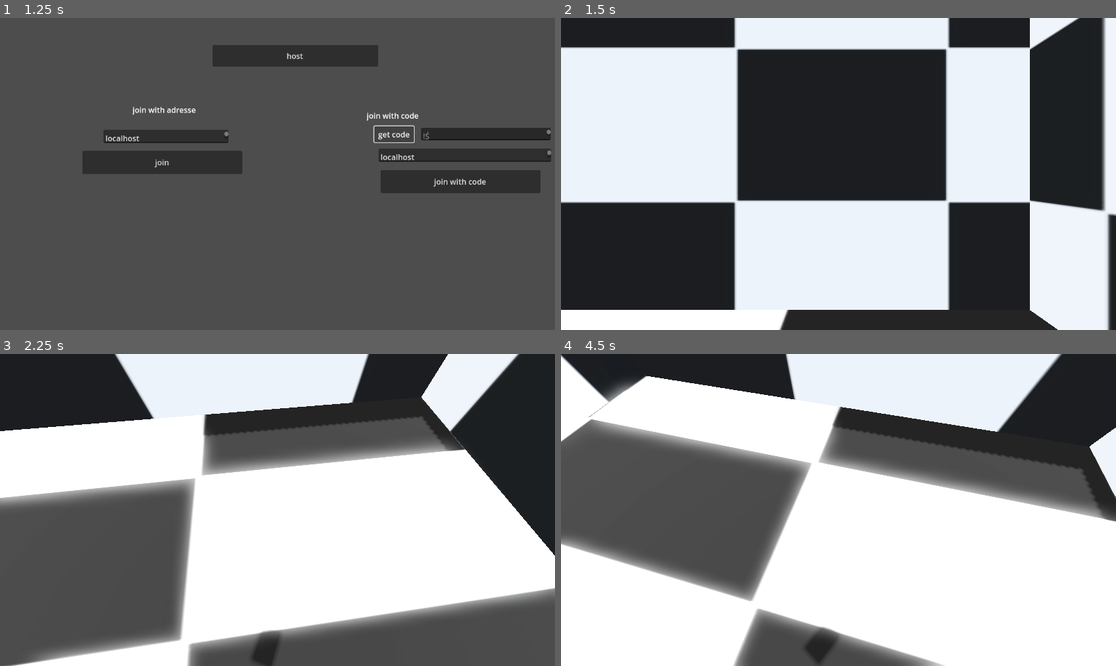
Above: before the commit, frames 1-4 (two rows, left to right).
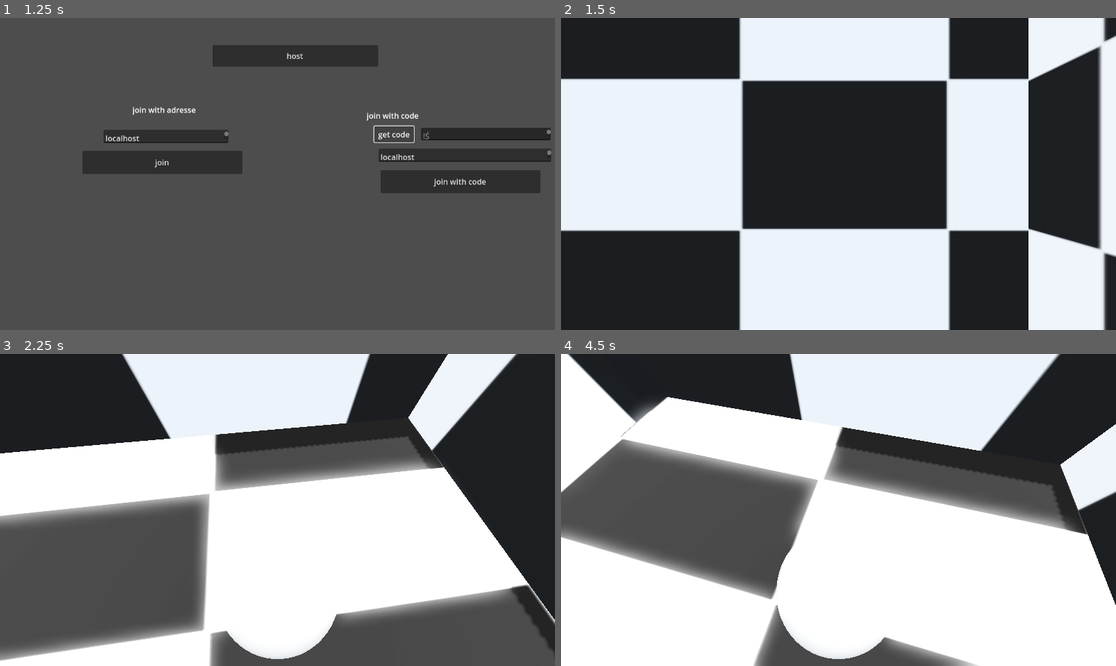
Above: after the commit, the same moments.

Repository: Titruc/IDWN
Game: Godot game, scene res://game/data/scene/game_controler.tscn
Same seed, same stepped clock (60 frames per second), same inputs: the game is played once before the commit and once after it.
Inputs (mouse positions are in pixels of both pictures, inside the frame that each line leads up to):
- Up to frame 1 (1.25 s): click "get code" at 0.5 s
- Up to frame 2 (1.5 s): click "host" at 1.25 s
- Up to frame 3 (2.25 s): tap Enter at 2 s; move the mouse to (305, 510) at 2.02 s; hold W (up) from 2.03 s (still down); tap Space (jump) at 2.1 s
- Up to frame 4 (4.5 s): keep holding W (up); tap Space (jump) at 2.27, 2.57, 2.75, 3.02, 3.05, 3.32, 3.6, 4.25 s; move the mouse to (810, 510) at 2.77 s; tap Shift (sprint) at 2.85, 4.35 s; tap Enter at 3.5 s; move the mouse to (849, 503) at 3.52 s; move the mouse to (832, 516) at 4.27 s

Frame 1 is identical in both runs. In frame 2, 27% of the frame differs, in the area x 0-100%, y 0-100%; in frame 3, 25%; in frame 4, 24%.
Error after the commit: Invalid call. Nonexistent function 'isOnFloorImprove' in base 'Nil'. (res://game/data/script/entity/player/default/controler.gd:93)

Commit message:
is on floor fix
is on floor is broken with netfox librairie so it's fix with a raycast
-added a new component called isOnFloorComponent that allow a full control over the better is_on_floor function

Diff:
--- /dev/null
+++ b/editor/component/is_on_floor_component.tscn
@@ -0,0 +1,10 @@
+[gd_scene load_steps=2 format=3 uid="uid://3ogpjn5r5wfk"]
+
+[ext_resource type="Script" path="res://game/data/script/component/isOnFloorComponent.gd" id="1_1f236"]
+
+[node name="isOnFloorComponent" type="Node3D"]
+transform = Transform3D(1, 0, 0, 0, 1, 0, 0, 0, 1, 0, -0.760665, 0)
+script = ExtResource("1_1f236")
+
+[node name="floorDetection" type="RayCast3D" parent="."]
+target_position = Vector3(0, -0.57, 0)
--- a/game/data/scene/player.tscn
+++ b/game/data/scene/player.tscn
@@ -6,6 +6,7 @@
 [ext_resource type="PackedScene" uid="uid://bptq7ti2b10tu" path="res://editor/component/input_handler.tscn" id="4_7n2wk"]
 [ext_resource type="Script" path="res://addons/netfox/rollback/rollback-synchronizer.gd" id="5_ceukn"]
 [ext_resource type="Script" path="res://addons/netfox/tick-interpolator.gd" id="6_lx473"]
+[ext_resource type="PackedScene" uid="uid://3ogpjn5r5wfk" path="res://editor/component/is_on_floor_component.tscn" id="7_v32cn"]
 
 [sub_resource type="Resource" id="Resource_04fj1"]
 script = ExtResource("2_mss32")
@@ -67,3 +68,7 @@
 script = ExtResource("6_lx473")
 root = NodePath("..")
 properties = Array[String]([":global_transform", ":velocity"])
+
+[node name="isOnFloorComponent" parent="." node_paths=PackedStringArray("NodeToCheck") instance=ExtResource("7_v32cn")]
+NodeToCheck = NodePath("..")
+lenght = 0.57
--- /dev/null
+++ b/game/data/script/component/isOnFloorComponent.gd
@@ -0,0 +1,13 @@
+@icon("res://editor/assets/component/isOnFloorComponent.png")
+extends Node3D
+class_name isOneFloorComponent
+
+@export var NodeToCheck : Node
+@export var lenght : float
+@onready var raycast : RayCast3D = $floorDetection
+
+func _ready():
+	raycast.target_position.y = lenght * -1.0
+
+func isOnFloorImprove():
+	return NodeToCheck.is_on_floor() or raycast.is_colliding()
--- a/game/data/script/entity/player/default/controler.gd
+++ b/game/data/script/entity/player/default/controler.gd
@@ -15,6 +15,7 @@
 @onready var camera : Camera3D = $head/playerCamera
 @export var velocityHandler : velocityComponent
 @export var inputhandler : inputHandler
+@export var isOnFloor : isOneFloorComponent
 
 
 
@@ -42,13 +43,13 @@
 
 		if isAbleToMove:
 			_force_update_is_on_floor()
-			if not is_on_floor():
+			if not isOnFloor.isOnFloorImprove():
 				velocityHandler.applyGravity(playerAttribute.GRAVITY, delta)
 			_force_update_is_on_floor()
 			# Handle Jump.
 			if inputhandler.asJump :
-				print("as jump ! ", is_on_floor())
-				if is_on_floor():
+				print("as jump ! ", isOnFloor.isOnFloorImprove())
+				if isOnFloor.isOnFloorImprove():
 					print("jump rn !")
 					velocityHandler.setVelocityY(playerAttribute.JUMP_VELOCITY)
 
@@ -89,7 +90,7 @@
 
 			#handle direction
 			#head bobing
-			bob_progress += delta * velocity.length() * float(is_on_floor())
+			bob_progress += delta * velocity.length() * float(isOnFloor.isOnFloorImprove())
 			camera.transform.origin = _headbob(bob_progress)
 
 
Binary file added: editor/assets/component/isOnFloorComponent.png
Not shown, added: editor/assets/component/isOnFloorComponent.png.import
Not shown: 1 places in game/data/scene/player.tscn that only renumber resources
